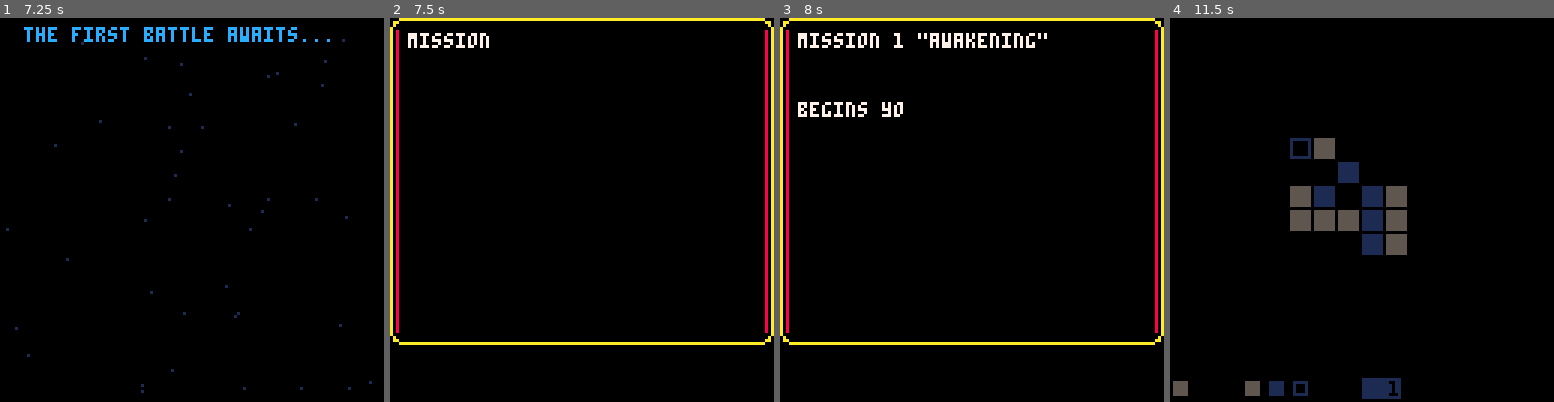
Above: before the commit, frames 1-4 (left to right).
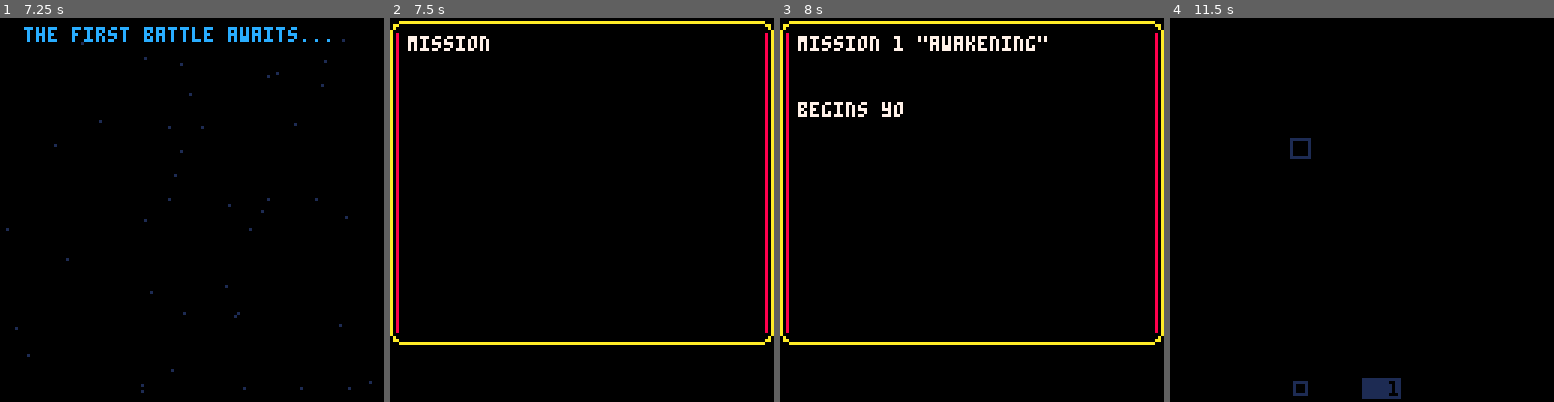
Above: after the commit, the same moments.

Repository: klen/square-wars
Game: PICO-8 cartridge main.p8
Two runs of this game, one before a commit and one after it. Both use one fixed random seed, a clock stepped at 60 frames per second and the inputs below.
Inputs:
- Up to frame 1 (7.25 s): tap X (X key) at 0.33, 1.07, 1.85, 2.97, 4.08, 5.2, 6.32 s; tap O (Z key) at 0.7, 1.7, 2.1, 2.5, 2.9, 3.3, 3.7, 4.1, 4.5, 4.9, 5.3, 5.7, 6.1, 6.5, 6.9 s; hold Right 1.6-2.1 s; hold Up 2.15-2.42 s; hold Right 2.47-3.03 s; hold Left 3.08-3.58 s; hold Down 3.63-3.97 s; hold Right 4.02-4.68 s; hold Up 4.73-5.03 s; hold Left 5.08-5.68 s; hold Down 5.73-6.03 s; hold Right 6.08-6.58 s; hold Right 6.63-7.13 s; hold Up from 7.18 s (still down)
- Up to frame 2 (7.5 s): tap O (Z key) at 7.3 s; tap X (X key) at 7.43 s; release Up at 7.45 s
- Up to frame 3 (8 s): hold Right from 7.5 s (still down); tap O (Z key) at 7.7 s
- Up to frame 4 (11.5 s): release Right at 8.07 s; tap O (Z key) every 0.4 s from 8.1 to 11.3 s; hold Left 8.12-8.62 s; tap X (X key) at 8.55, 9.67, 10.78 s; hold Down 8.67-9 s; hold Right 9.05-9.72 s; hold Up 9.77-10.07 s; hold Left 10.12-10.72 s; hold Down 10.77-11.07 s; hold Right from 11.12 s (still down)

Frame 1 is identical in both runs. In frame 2, 2.0% of the frame differs, in the area x 0-100%, y 0-9%; in frame 3, 2.5%; in frame 4, 4.3%, in the area x 0-62%, y 31-99%.

Commit message:
fix: wip 💄

Diff:
--- a/data/arenas.lua
+++ b/data/arenas.lua
@@ -49,7 +49,7 @@
   -- 11
   {
     "apex",
-    "5,10,19,24,2c,2e,37,39,3f,43,4a,4e,51,52,58,59,5a,5b,5c,5d,63,64,67,6b,72,76,7c,7e,87,89,91,9c,a5,b0,b9,c4,cd,d8,e1,ec,f5,100,108,10a,113,115,11b,11f,126,12a,12d,12e,134,135,136,137,138,139,13f,140,143,147,14e,152,158,15a,163,165,16d,178,181,18c",
+    "6,11,19,24,2c,2e,37,39,3d,3f,43,4a,4e,52,58,59,5a,5b,5c,5d,63,67,6b,72,76,78,7c,7e,87,89,91,9c,a5,b0,b9,c4,cd,d8,e1,ec,f5,100,108,10a,113,115,119,11b,11f,126,12a,12e,134,135,136,137,138,139,13f,143,147,14e,152,154,158,15a,163,165,16d,178,180,18b",
   },
 
   -------------------
--- a/editor.p8
+++ b/editor.p8
@@ -155,14 +155,14 @@
 
 
 __map__
-6173732f796f7572206f70706f6e656e74732c2f616e6420636c61696d20766963746f72792e1f661d611f351f6f1d331f34302c66642c3135312c39342c34642c66382c3134342c39391f1e1e1e31361d751d731f6172656e611f1e6e1f6d6972726f721f6a1d6370751f321f706c631d311f3136312c3138301f321f323231
-2c3234301f1e1e621f61206c6f6e65206f70706f6e656e742066726f6d2f746865206d6972726f7220706c616e6574206177616974732e2f74686579207265666c65637420796f7572206576657279206d6f76652f64657465726d696e656420746f206b6e6f636b20796f752f6f7574206f66207468652067616d65732e1f66
-1d611f361f1e1e31371d751d731f6172656e611f1e6e1f6f6273637572611f6a1d6370751f321f1e621f796f75722070726f67726573732c20746865792f68617665206e6f74696365642e20746865206d61737465722f6f66206461726b6e65737320617272697665732c207365656b696e672f746f2068616c7420796f7520
-686572652e1f661d611f371f6566661f6461726b1f1e1e31381d751d731f6172656e611f1e6e1f6c61627972696e74681f6a1d6370751f322c322c321f1e621f746865206c617374207175616c69666965722f6265666f7265207468652066696e616c20726f756e64732e2f6e617669676174652074686973206d617a652c2f
-616e64206561726e20796f757220706c6163652f616d6f6e672074686520656c6974652e1f661d611f381f1e1e31391d751d6e1f7072616374696365206d6f6465731f1e6e1f636f6c6c617073651f6a1d6370751f322c321f1e621f746865206669656c6420626567696e7320746f2f6372756d626c652062656e6561746820
-796f752e2f736f6d656f6e65207365656b7320746f2068616c742f74686520636f6e74656e646572732070726f67726573732e1f661d611f311f6566661f65726f73696f6e1f1e1e32301d751d731f6172656e611f1e6e1f6c696e65731f6a1d6370751f322c322c321f1e621f61207261636520616761696e73742074696d65
-2e2f6d6f76652073776966746c79206265747765656e2f73656374696f6e732c206f72206265206c6566742f626568696e6420696e2074686520647573742e1f661d611f391f1e1e32311d751d731f6172656e611f1e6e1f7370696b65731f6a1d6370751f322c322c321f1e621f766963746f72792069732077697468696e20
-72656163682c2f79657420626f6d6273206e6f7720636f7665722f746865206669656c642e20657665727920737465702f6d757374206265206361726566756c2069662f796f752061726520746f20737563636565642e1f661d611f31301f6f1d341f35352c3133632c36302c3133311f1e1e1e32321d751d6e1f7371756172
-65206d61737465721f1e6e1f617065781f6a1d6370751f322c322c321f706c631d311f38351f321f3331361f331f39361f341f3330351f1e1e621f7468652066696e616c20626174746c65206177616974732e2f746f206561726e20746865206368616d70696f6e207469746c652c2f796f75206d757374207769656c642065
-7665727920706f7765722f617420796f757220636f6d6d616e642e2f70726f766520796f7572206d6173746572792f6f6e636520616e6420666f7220616c6c2e1f661d611f31311f1e1e1e434152541d73636f72651f361f706f7765721f391f6173636f7265731f34311f6172656e611f351f74696d651f371f6d73636f7265
-731f31311f646f6e651f301f70616c657474651f311f70726163746963651f341f6d697373696f6e1f321f1e
+34332c3134382c3134642c3135322c3135332c3135382c3135642c3136302c3136352c3136632c3137322c3137332c3137391f1e31341d311f6465736572741f321f31362c31372c31392c31612c31632c31642c32302c32312c32332c32342c32362c32372c32612c32652c33302c33352c33372c33622c34302c34642c3532
+2c35362c35662c36332c36362c36372c36392c36612c36632c37312c37332c37342c37362c37372c38302c38312c38342c38352c38652c38662c39322c39332c39612c39622c39652c39662c61322c61372c61652c62332c64652c65332c65612c65662c66322c66332c66362c66372c66652c66662c3130322c3130332c3130
+632c3130642c3131302c3131312c3131612c3131622c3131642c3131652c3132302c3132352c3132372c3132382c3132612c3132622c3132652c3133322c3133622c3133662c3134342c3135312c3135362c3135612c3135632c3136312c3136332c3136372c3136612c3136622c3136642c3136652c3137302c3137312c3137
+342c3137352c3137372c3137382c3137612c3137621f1e31351d311f73756e1f321f31392c31642c32302c32342c32642c33312c33342c33382c34322c34622c35322c35332c35372c35652c36322c36332c36382c36632c37312c37352c37642c38302c38312c38342c38352c38382c39322c39332c39612c39622c61322c61
+332c61372c61652c62322c62332c64652c64662c65332c65612c65652c65662c66362c66372c66652c66662c3130392c3130632c3130642c3131302c3131312c3131342c3131632c3132302c3132352c3132392c3132652c3132662c3133332c3133612c3133652c3133662c3134362c3134662c3135392c3135642c3136302c
+3136342c3136642c3137312c3137342c3137381f1e31361d311f776f6f64731f321f612c31362c31382c31612c31632c32312c32332c32352c32372c33322c33652c34302c34322c34342c34392c34622c34642c34662c35612c36362c36382c36612c36632c37312c37332c37352c37372c38322c38652c39302c39322c3934
+2c39392c39622c39642c39662c61612c63302c63322c63342c63362c63382c63392c63622c63642c63662c64312c65372c66322c66342c66362c66382c66642c66662c3130312c3130332c3130662c3131612c3131632c3131652c3132302c3132352c3132372c3132392c3132622c3133372c3134322c3134342c3134362c31
+34382c3134642c3134662c3135312c3135332c3135662c3136612c3136632c3136652c3137302c3137352c3137372c3137392c3137622c3138371f1e31371d311f73746f726d1f321f332c31372c32622c32662c33302c33312c33322c33332c33342c33352c33362c33372c33382c33392c33612c33622c33632c33662c3432
+2c35332c35362c36372c36612c36652c36662c37302c37312c37322c37332c37342c37352c37622c37652c38312c38612c38662c39322c39652c61332c61362c61652c62322c62372c62612c63332c63362c63622c63652c64372c64612c64662c65332c65622c65652c66332c66662c3130322c3130372c3131302c3131332c
+3131362c3131632c3131642c3131652c3131662c3132302c3132312c3132322c3132332c3132372c3132612c3133622c3133652c3134662c3135322c3135352c3135362c3135372c3135382c3135392c3135612c3135622c3135632c3135642c3135652c3135662c3136302c3136312c3136322c3136362c3137612c3138651f
+1e1e434f4c4f52531d311f371f321f381f331f391f341f31301f351f31311f361f31321f371f351f1e
--- a/main.p8
+++ b/main.p8
@@ -309,92 +309,92 @@
 
 
 
+…(77 lines of a section not shown)…
 __map__
-6173732f796f7572206f70706f6e656e74732c2f616e6420636c61696d20766963746f72792e1f661d611f351f6f1d331f34302c66642c3135312c39342c34642c66382c3134342c39391f1e1e1e31361d751d731f6172656e611f1e6e1f6d6972726f721f6a1d6370751f321f706c631d311f3136312c3138301f321f323231
-2c3234301f1e1e621f61206c6f6e65206f70706f6e656e742066726f6d2f746865206d6972726f7220706c616e6574206177616974732e2f74686579207265666c65637420796f7572206576657279206d6f76652f64657465726d696e656420746f206b6e6f636b20796f752f6f7574206f66207468652067616d65732e1f66
-1d611f361f1e1e31371d751d731f6172656e611f1e6e1f6f6273637572611f6a1d6370751f321f1e621f796f75722070726f67726573732c20746865792f68617665206e6f74696365642e20746865206d61737465722f6f66206461726b6e65737320617272697665732c207365656b696e672f746f2068616c7420796f7520
-686572652e1f661d611f371f6566661f6461726b1f1e1e31381d751d731f6172656e611f1e6e1f6c61627972696e74681f6a1d6370751f322c322c321f1e621f746865206c617374207175616c69666965722f6265666f7265207468652066696e616c20726f756e64732e2f6e617669676174652074686973206d617a652c2f
-616e64206561726e20796f757220706c6163652f616d6f6e672074686520656c6974652e1f661d611f381f1e1e31391d751d6e1f7072616374696365206d6f6465731f1e6e1f636f6c6c617073651f6a1d6370751f322c321f1e621f746865206669656c6420626567696e7320746f2f6372756d626c652062656e6561746820
-796f752e2f736f6d656f6e65207365656b7320746f2068616c742f74686520636f6e74656e646572732070726f67726573732e1f661d611f311f6566661f65726f73696f6e1f1e1e32301d751d731f6172656e611f1e6e1f6c696e65731f6a1d6370751f322c322c321f1e621f61207261636520616761696e73742074696d65
-2e2f6d6f76652073776966746c79206265747765656e2f73656374696f6e732c206f72206265206c6566742f626568696e6420696e2074686520647573742e1f661d611f391f1e1e32311d751d731f6172656e611f1e6e1f7370696b65731f6a1d6370751f322c322c321f1e621f766963746f72792069732077697468696e20
-72656163682c2f79657420626f6d6273206e6f7720636f7665722f746865206669656c642e20657665727920737465702f6d757374206265206361726566756c2069662f796f752061726520746f20737563636565642e1f661d611f31301f6f1d341f35352c3133632c36302c3133311f1e1e1e32321d751d6e1f7371756172
-65206d61737465721f1e6e1f617065781f6a1d6370751f322c322c321f706c631d311f38351f321f3331361f331f39361f341f3330351f1e1e621f7468652066696e616c20626174746c65206177616974732e2f746f206561726e20746865206368616d70696f6e207469746c652c2f796f75206d757374207769656c642065
-7665727920706f7765722f617420796f757220636f6d6d616e642e2f70726f766520796f7572206d6173746572792f6f6e636520616e6420666f7220616c6c2e1f661d611f31311f1e1e1e434152541d73636f72651f361f706f7765721f391f6173636f7265731f34311f6172656e611f351f74696d651f371f6d73636f7265
-731f31311f646f6e651f301f70616c657474651f311f70726163746963651f341f6d697373696f6e1f321f1e000000000000000000000000000000000000000000000000000000000000000000000000000000000000000000000000000000000000000000000000000000000000000000000000000000000000000000000000
-…(77 lines of a section not shown)…
+34332c3134382c3134642c3135322c3135332c3135382c3135642c3136302c3136352c3136632c3137322c3137332c3137391f1e31341d311f6465736572741f321f31362c31372c31392c31612c31632c31642c32302c32312c32332c32342c32362c32372c32612c32652c33302c33352c33372c33622c34302c34642c3532
+2c35362c35662c36332c36362c36372c36392c36612c36632c37312c37332c37342c37362c37372c38302c38312c38342c38352c38652c38662c39322c39332c39612c39622c39652c39662c61322c61372c61652c62332c64652c65332c65612c65662c66322c66332c66362c66372c66652c66662c3130322c3130332c3130
+632c3130642c3131302c3131312c3131612c3131622c3131642c3131652c3132302c3132352c3132372c3132382c3132612c3132622c3132652c3133322c3133622c3133662c3134342c3135312c3135362c3135612c3135632c3136312c3136332c3136372c3136612c3136622c3136642c3136652c3137302c3137312c3137
+342c3137352c3137372c3137382c3137612c3137621f1e31351d311f73756e1f321f31392c31642c32302c32342c32642c33312c33342c33382c34322c34622c35322c35332c35372c35652c36322c36332c36382c36632c37312c37352c37642c38302c38312c38342c38352c38382c39322c39332c39612c39622c61322c61
+332c61372c61652c62322c62332c64652c64662c65332c65612c65652c65662c66362c66372c66652c66662c3130392c3130632c3130642c3131302c3131312c3131342c3131632c3132302c3132352c3132392c3132652c3132662c3133332c3133612c3133652c3133662c3134362c3134662c3135392c3135642c3136302c
+3136342c3136642c3137312c3137342c3137381f1e31361d311f776f6f64731f321f612c31362c31382c31612c31632c32312c32332c32352c32372c33322c33652c34302c34322c34342c34392c34622c34642c34662c35612c36362c36382c36612c36632c37312c37332c37352c37372c38322c38652c39302c39322c3934
+2c39392c39622c39642c39662c61612c63302c63322c63342c63362c63382c63392c63622c63642c63662c64312c65372c66322c66342c66362c66382c66642c66662c3130312c3130332c3130662c3131612c3131632c3131652c3132302c3132352c3132372c3132392c3132622c3133372c3134322c3134342c3134362c31
+34382c3134642c3134662c3135312c3135332c3135662c3136612c3136632c3136652c3137302c3137352c3137372c3137392c3137622c3138371f1e31371d311f73746f726d1f321f332c31372c32622c32662c33302c33312c33322c33332c33342c33352c33362c33372c33382c33392c33612c33622c33632c33662c3432
+2c35332c35362c36372c36612c36652c36662c37302c37312c37322c37332c37342c37352c37622c37652c38312c38612c38662c39322c39652c61332c61362c61652c62322c62372c62612c63332c63362c63622c63652c64372c64612c64662c65332c65622c65652c66332c66662c3130322c3130372c3131302c3131332c
+3131362c3131632c3131642c3131652c3131662c3132302c3132312c3132322c3132332c3132372c3132612c3133622c3133652c3134662c3135322c3135352c3135362c3135372c3135382c3135392c3135612c3135622c3135632c3135642c3135652c3135662c3136302c3136312c3136322c3136362c3137612c3138651f
+1e1e434f4c4f52531d311f371f321f381f331f391f341f31301f351f31311f361f31321f371f351f1e
--- a/src/effects/typewriter.p8.lua
+++ b/src/effects/typewriter.p8.lua
@@ -1,6 +1,6 @@
 Tw = Ent:create {
   x = 6,
-  y = 5,
+  y = 6,
   c = 7,
   sd = 1,
   txt = "",
--- a/src/screens/brief.p8.lua
+++ b/src/screens/brief.p8.lua
@@ -29,7 +29,7 @@
   SCENE = {
     art(frame),
     Tw:new { txt = "mission " .. n .. ' "' .. md.n .. '"' },
-    Tw:new { y = 28, txt = md.b },
+    Tw:new { txt = md.b, y = 28 },
     Conf:new {
       txt = "confirm",
       cb = function()
@@ -90,7 +90,7 @@
     end),
 
     Tw:new { txt = md.n },
-    Tw:new { y = 24, txt = md.b },
+    Tw:new { txt = md.b, y = 24 },
 
     Menu:new({ y = 82 }, opts),
   }
--- a/src/screens/editor.p8.lua
+++ b/src/screens/editor.p8.lua
@@ -15,18 +15,6 @@
             local f = Fd:new { a = arena }
             local e = Editor:new { field = f }
 
-            menuitem(1, "copy arena", function()
-              local res = {}
-
-              for t in all(f.t) do
-                if t.p == 5 then
-                  add(res, hex(t.n))
-                end
-              end
-
-              log(join(",", res), "@clip")
-            end)
-
             SCENE = { art(cls), f, e }
           end
         end,
--- a/src/screens/game.p8.lua
+++ b/src/screens/game.p8.lua
@@ -3,10 +3,12 @@
   sfx(0)
   cls()
 
-  local f, w = Fd:new(fd), pwr and Power:new { pwr = pwr, plw = dget(CART.power) } or nil
+  local f, w = Fld:new(fd), pwr and Power:new { pwr = pwr, plw = dget(CART.power) } or nil
   jd.f = f
   jd.pwr = w
   local j = Judge:new(jd)
+
+  pause()
 
   SCENE = {
     art(cls),
--- a/src/screens/gameover.p8.lua
+++ b/src/screens/gameover.p8.lua
@@ -1,4 +1,5 @@
 function gameover()
+  pal(0)
   frame()
   music(6, 1000)
   dset(CART.done, 1)
@@ -46,9 +47,7 @@
   })
 
   local sc2 = {
-    Tw:new {
-      txt = "you have done " .. #MISSIONS .. " missions",
-    },
+    Tw:new { txt = "you have done " .. #MISSIONS .. " missions" },
     Tw:new {
       txt = "total score: " .. dget(CART.score),
       y = 32, c = 6,
@@ -69,6 +68,6 @@
 
   credits(mem_txt(DATA.FINAL), function()
     cls()
-    SCENE = sc5
+    SCENE = sc2
   end)
 end
--- a/src/ui/controls.p8.lua
+++ b/src/ui/controls.p8.lua
@@ -71,6 +71,8 @@
       pwr:move(c)
     end
 
+    jd.f:move()
+
     add(frz.es, cnt(p, score, #p.t))
     frz:freeze(20, nil, function()
       sc = jd:finish(next)
--- a/src/ui/editor.p8.lua
+++ b/src/ui/editor.p8.lua
@@ -1,7 +1,7 @@
 Editor = Ent:create {
 
   tile = 1,
-  inv = {[7]=12, [12]=7},
+  inv = {[1]=6, [6]=1},
 
   field = nil,
 
@@ -13,6 +13,18 @@
         t.c = _ENV:color(t)
       end
     end
+
+    menuitem(1, "copy arena walls", function()
+      local res = {}
+
+      for t in all(field.t) do
+        if t.tp == 1 then
+          add(res, hex(t.n))
+        end
+      end
+
+      printh(join(",", res), "@clip")
+    end)
 
   end,
 
@@ -27,16 +39,17 @@
     -- update tile
     elseif btn == 4 then
       local t = field.t[tile]
-      t.tp = (t.tp + 1) % 5
+      local tp = t.tp or 0
+      t.tp = (tp + 1) % 5
       if t.tp == 1 then
-        t.p = 5
-        t.c = 1
+        t.c = nil
+        t.av = false
       else
         t.p = nil
         t.c = _ENV:color(t)
       end
 
-    -- copy tile data
+    -- delete tile
     elseif btn == 5 then
       local t = field.t[tile]
       t.p = nil
@@ -47,7 +60,7 @@
 
   color = function(_ENV, t)
     local c = t.c
-    c = (t.n - 1) % 4 < 2 and 7 or 12
+    c = (t.n - 1) % 4 < 2 and 1 or 6
     return t.n \ field.s % 4 < 2 and inv[c] or c
   end,
 
--- a/src/ui/field.p8.lua
+++ b/src/ui/field.p8.lua
@@ -1,4 +1,4 @@
-Fd = Ent:create {
+Fld = Ent:create {
   s = 20,
   o = nil,
   a = nil,
@@ -115,8 +115,10 @@
 
   move = function(_ENV)
     if eff == "erosion" then
-      local tc = rnd(t)
-      tc:boom()
+      local tr = rnd(t)
+      if tr:free() then
+        tr:boom()
+      end
     end
   end,
 }
--- a/src/ui/freezer.p8.lua
+++ b/src/ui/freezer.p8.lua
@@ -26,3 +26,28 @@
     cb = _cb or noop
   end,
 }
+
+function pause(cb)
+  local st = false
+  frz.fr += 1
+  add(frz.es, {
+    update = function()
+      if getbtn() ~= -1 then
+        st = true
+        frz.fr = 1
+        if cb then
+          cb()
+        end
+      elseif not st then
+        frz.fr += 1
+      end
+    end,
+
+    draw = function()
+      if not st then
+        rectfill(30, 106, 88, 114, 0)
+        print("press any key", 34, 108, band(FRMS, 16) == 0 and 7 or 6)
+      end
+    end,
+  })
+end
--- a/src/ui/judge.p8.lua
+++ b/src/ui/judge.p8.lua
@@ -30,10 +30,9 @@
         take = function(self, t, an)
           t.p = self.n
           if an then
-            t:anim(self.c)
-          else
-            t.c = self.c
+            t:anim(COLORS[self.c])
           end
+          t.c = self.c
           add(self.t, t.n)
         end,
       })
@@ -195,7 +194,6 @@
       return p.skip < 8
     end)
     if active_players > 0 then
-      f:move()
       for t in all(f.t) do
         if t:free() then
           return _ENV:next_move(next)
@@ -220,8 +218,10 @@
     -- play finish sound
     sfx(res[1].cpu and 60 or 61)
 
-    frz:freeze(60, Fade:new {}, function()
-      results(res, moves, time() - start, num == 0 and a or num, num == 0 and "a" or "m")
+    pause(function()
+      frz:freeze(60, Fade:new {}, function()
+        results(res, moves, time() - start, num == 0 and a or num, num == 0 and "a" or "m")
+      end)
     end)
   end,
 }
--- a/src/ui/scores.p8.lua
+++ b/src/ui/scores.p8.lua
@@ -8,9 +8,9 @@
     add(
       entities,
       Tw:new {
+        txt = name .. pspace(name, 25) .. pspace(tostr(score), 3) .. score,
+        y = i * 8 + 16,
         c = 6,
-        y = i * 8 + 16,
-        txt = name .. pspace(name, 25) .. pspace(tostr(score), 3) .. score,
       }
     )
   end
@@ -19,9 +19,7 @@
 
 function practice_scores(arenas, off)
   local entities = {
-    Tw:new {
-      txt = "practice scores",
-    },
+    Tw:new { txt = "practice scores" },
   }
   for i, a in ipairs(arenas) do
     local num = i + off
@@ -29,9 +27,9 @@
     add(
       entities,
       Tw:new {
+        txt = name .. pspace(name, 25) .. pspace(tostr(score), 3) .. score,
+        y = i * 8 + 16,
         c = 6,
-        y = i * 8 + 16,
-        txt = name .. pspace(name, 25) .. pspace(tostr(score), 3) .. score,
       }
     )
   end
--- a/src/ui/tile.p8.lua
+++ b/src/ui/tile.p8.lua
@@ -44,32 +44,33 @@
   end,
 
   boom = function(_ENV)
+    _ENV:anim(c, 0)
     p, tp, c, av = nil, 2, nil, false
   end,
 
-  anim = function(_ENV, _c)
-    c = _c
-    add(frz.es, atile(x, y, ts, COLORS[c], COLORS[_c]))
+  anim = function(_ENV, cl, min)
+    add(frz.es, atile(x, y, ts, COLORS[c], cl, min))
   end,
 }
 
-function atile(x, y, ts, cn, cp)
-  local fr = 10
+function atile(x, y, ts, cn, cp, min)
+  local fr = 11
+  min = min or -10
   return {
     update = function()
-      if fr > -10 then
+      if fr > min then
         fr -= 1
       end
     end,
     draw = function()
       local d = 10 - abs(fr)
       local h = ts / 20 * d
-      if fr > 0 then
+      if fr >= 0 then
         rectfill(x, y, x + ts - 2, y + ts - 2, cp)
       else
         draw_plr(x, y, ts, cn)
       end
-      rectfill(x, y, x + ts - 1, y + h - 1, 0)
+      rectfill(x, y, x + ts - 1, y + h, 0)
       rectfill(x, y + ts - h - 1, x + ts - 1, y + ts - 1, 0)
     end,
   }
--- a/src/ui/tools.p8.lua
+++ b/src/ui/tools.p8.lua
@@ -23,18 +23,17 @@
 
 function frame(h)
   h = h or 104
-  rect(0, 0, 127, h + 4, 10)
-
-  for t in all({{0, 0}, {123, 0}, {0, h}, {123, h}}) do
+  rect(0, 1, 127, h + 4, 10)
+  for t in all({{0, 1}, {123, 1}, {0, h}, {123, h}}) do
     local x, y = t[1], t[2]
     clip(x, y, x + 4, y + 4)
     rectfill(0, 0, 127, 127, 0)
-    circ(x == 0 and 4 or 123, y == 0 and 4 or h, 4, 10)
+    circ(x == 0 and 4 or 123, y == 1 and 5 or h, 4, 10)
   end
 
   clip()
-  line(2, 4, 2, h, 8)
-  line(125, 4, 125, h, 8)
+  line(2, 5, 2, h, 8)
+  line(125, 5, 125, h, 8)
 end
 
 Conf = Ent:create {
Not shown, changed: 128 lines of the sprite sheet (__gfx__) section of editor.p8
Not shown, changed: 258 lines of the sprite sheet (__gfx__) section of main.p8
Not shown, changed: the thumbnail (__label__) section of main.p8
Not shown, changed: the music (__music__) section of main.p8
